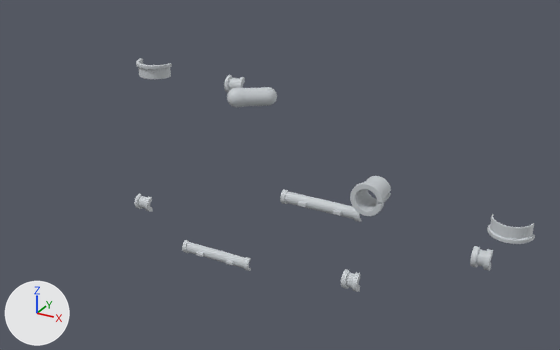
The glTF model mechanical/flagpole_finial_v0_6_print_layout_TPU95.glb: old version first, new version second.
The view is the same before and after, from a 50 mm lens placed at (0.293, -0.373, 0.227), pointed at (0.085, 0.004, 0.038). The lights are fixed; the arrows at lower left show +X, +Y and +Z. The first picture is the older version.

Objects in the first picture: 'M125_bundle_grommet_A_split_face_down', 'M125_bundle_grommet_B_split_face_down', 'M125_pole_sleeve_upright', 'flag_cable_grommet_A_split_face_down', 'flag_cable_grommet_B_split_face_down', 'flag_side_wire_guide_slit_up', 'pole_collar_liner_A_split_face_down', 'pole_collar_liner_B_split_face_down', 'spoke_liner_A_split_face_down', 'spoke_liner_B_split_face_down'.
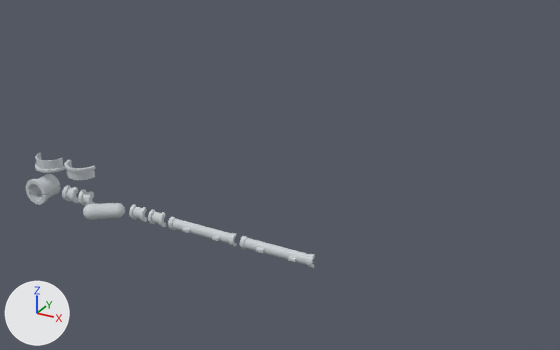
Changed parts and their boxes [x1, y1, x2, y2] in the pictures (560 x 350 px):
'M125_pole_sleeve_upright', moved: before [350, 176, 391, 216]; after [26, 174, 60, 205]
'spoke_liner_B_split_face_down', moved: before [280, 190, 361, 222]; after [168, 217, 237, 246]
'spoke_liner_A_split_face_down', moved: before [182, 240, 251, 271]; after [240, 236, 315, 268]
'flag_side_wire_guide_slit_up', moved: before [227, 87, 277, 107]; after [83, 203, 125, 220]
'pole_collar_liner_A_split_face_down', moved: before [487, 214, 535, 244]; after [35, 153, 65, 173]
'pole_collar_liner_B_split_face_down', moved: before [136, 58, 172, 79]; after [64, 160, 95, 180]
'flag_cable_grommet_B_split_face_down', moved: before [470, 246, 493, 271]; after [78, 189, 95, 206]
'flag_cable_grommet_A_split_face_down', moved: before [341, 269, 360, 292]; after [62, 185, 79, 203]
'M125_bundle_grommet_B_split_face_down', moved: before [224, 75, 245, 92]; after [148, 209, 166, 227]
'M125_bundle_grommet_A_split_face_down', moved: before [134, 194, 153, 212]; after [129, 204, 147, 222]

Diff of the bpy script that builds the scene:
```diff
--- a/mechanical/flagpole_finial_v0_6_print_layout_TPU95.glb.py
+++ b/mechanical/flagpole_finial_v0_6_print_layout_TPU95.glb.py
@@ me_spoke_liner_a_split_face_down @@
-me_spoke_liner_a_split_face_down.from_pydata(...)  # 13548 vertices, 27092 faces; spans x 0.015..0.066, y -0.0058..0.0, z -0.0315..-0.0225
+me_spoke_liner_a_split_face_down.from_pydata(...)  # 13548 vertices, 27092 faces; spans x 0.0606..0.1116, y -0.0058..0.0, z -0.0164..-0.0075
+# me_spoke_liner_a_split_face_down part 8: the whole mesh is moved by (0.0456, 0.0, 0.0151)
 me_spoke_liner_a_split_face_down.materials.append(mat_defaultmaterial)
@@ me_spoke_liner_b_split_face_down @@
-me_spoke_liner_b_split_face_down.from_pydata(...)  # 13554 vertices, 27104 faces; spans x 0.09..0.141, y -0.0058..0.0, z 0.0225..0.0315
+me_spoke_liner_b_split_face_down.from_pydata(...)  # 13554 vertices, 27104 faces; spans x 0.0046..0.0556, y -0.0058..0.0, z -0.0164..-0.0074
+# me_spoke_liner_b_split_face_down part 7: the whole mesh is moved by (-0.0854, 0.0, -0.0389)
 me_spoke_liner_b_split_face_down.materials.append(mat_defaultmaterial_001)
@@ me_flag_cable_grommet_a_split_face_down @@
-me_flag_cable_grommet_a_split_face_down.from_pydata(...)  # 4536 vertices, 9068 faces; spans x 0.132..0.142, y -0.006..0.0, z -0.024..-0.012
+me_flag_cable_grommet_a_split_face_down.from_pydata(...)  # 4536 vertices, 9068 faces; spans x -0.08764..-0.07764, y -0.006..0.0, z -0.0164..-0.0044
+# me_flag_cable_grommet_a_split_face_down part 2: the whole mesh is moved by (-0.21964, 0.0, 0.0076)
 me_flag_cable_grommet_a_split_face_down.materials.append(mat_defaultmaterial_002)
@@ me_flag_cable_grommet_b_split_face_down @@
-me_flag_cable_grommet_b_split_face_down.from_pydata(...)  # 4516 vertices, 9028 faces; spans x 0.207..0.217, y -0.006..0.0, z 0.012..0.024
+me_flag_cable_grommet_b_split_face_down.from_pydata(...)  # 4516 vertices, 9028 faces; spans x -0.07264..-0.06264, y -0.006..0.0, z -0.0164..-0.0044
+# me_flag_cable_grommet_b_split_face_down part 3: the whole mesh is moved by (-0.27964, 0.0, -0.0284)
 me_flag_cable_grommet_b_split_face_down.materials.append(mat_defaultmaterial_003)
@@ me_m125_bundle_grommet_a_split_face_down @@
-me_m125_bundle_grommet_a_split_face_down.from_pydata(...)  # 4080 vertices, 8156 faces; spans x -0.022..-0.011, y -0.0053..0.0, z -0.0073..0.0033
+me_m125_bundle_grommet_a_split_face_down.from_pydata(...)  # 4080 vertices, 8156 faces; spans x -0.0274..-0.0164, y -0.0053..0.0, z -0.0164..-0.00581
+# me_m125_bundle_grommet_a_split_face_down part 5: the whole mesh is moved by (-0.0054, 0.0, -0.0091)
 me_m125_bundle_grommet_a_split_face_down.materials.append(mat_defaultmaterial_004)
@@ me_m125_bundle_grommet_b_split_face_down @@
-me_m125_bundle_grommet_b_split_face_down.from_pydata(...)  # 4026 vertices, 8048 faces; spans x 0.053..0.064, y -0.0053..0.0, z 0.08671..0.0973
+me_m125_bundle_grommet_b_split_face_down.from_pydata(...)  # 4026 vertices, 8048 faces; spans x -0.0114..-0.0004, y -0.0053..0.0, z -0.0164..-0.00581
+# me_m125_bundle_grommet_b_split_face_down part 6: the whole mesh is moved by (-0.0644, 0.0, -0.10311)
 me_m125_bundle_grommet_b_split_face_down.materials.append(mat_defaultmaterial_005)
@@ me_m125_pole_sleeve_upright @@
-me_m125_pole_sleeve_upright.from_pydata(...)  # 20072 vertices, 40144 faces; spans x 0.1405..0.1595, y -0.017..0.0, z 0.0355..0.0545
+me_m125_pole_sleeve_upright.from_pydata(...)  # 20072 vertices, 40144 faces; spans x -0.1116..-0.0926, y -0.017..0.0, z -0.0164..0.0026
+# me_m125_pole_sleeve_upright part 1: the whole mesh is moved by (-0.2521, 0.0, -0.0519)
 me_m125_pole_sleeve_upright.materials.append(mat_defaultmaterial_006)
@@ me_pole_collar_liner_a_split_face_down @@
-me_pole_collar_liner_a_split_face_down.from_pydata(...)  # 7790 vertices, 15576 faces; spans x 0.213..0.237, y -0.012..0.0, z 0.0362..0.045
+me_pole_collar_liner_a_split_face_down.from_pydata(...)  # 7790 vertices, 15576 faces; spans x -0.1116..-0.0876, y -0.012..0.0, z 0.0076..0.0164
+# me_pole_collar_liner_a_split_face_down part 9: the whole mesh is moved by (-0.3246, 0.0, -0.0286)
 me_pole_collar_liner_a_split_face_down.materials.append(mat_defaultmaterial_007)
@@ me_pole_collar_liner_b_split_face_down @@
-me_pole_collar_liner_b_split_face_down.from_pydata(...)  # 7862 vertices, 15720 faces; spans x -0.012..0.012, y -0.012..0.0, z 0.09..0.0988
+me_pole_collar_liner_b_split_face_down.from_pydata(...)  # 7862 vertices, 15720 faces; spans x -0.0826..-0.0586, y -0.012..0.0, z 0.0076..0.0164
+# me_pole_collar_liner_b_split_face_down part 10: the whole mesh is moved by (-0.0706, 0.0, -0.0824)
 me_pole_collar_liner_b_split_face_down.materials.append(mat_defaultmaterial_008)
@@ me_flag_side_wire_guide_slit_up @@
-me_flag_side_wire_guide_slit_up.from_pydata(...)  # 19002 vertices, 38044 faces; spans x 0.0624..0.0876, y -0.0209..0.0, z 0.0845..0.0955
+me_flag_side_wire_guide_slit_up.from_pydata(...)  # 19002 vertices, 38044 faces; spans x -0.0576..-0.0324, y -0.0209..0.0, z -0.0164..-0.0053
+# me_flag_side_wire_guide_slit_up part 4: the whole mesh is moved by (-0.12, 0.0, -0.1008)
 me_flag_side_wire_guide_slit_up.materials.append(mat_defaultmaterial_009)
```
